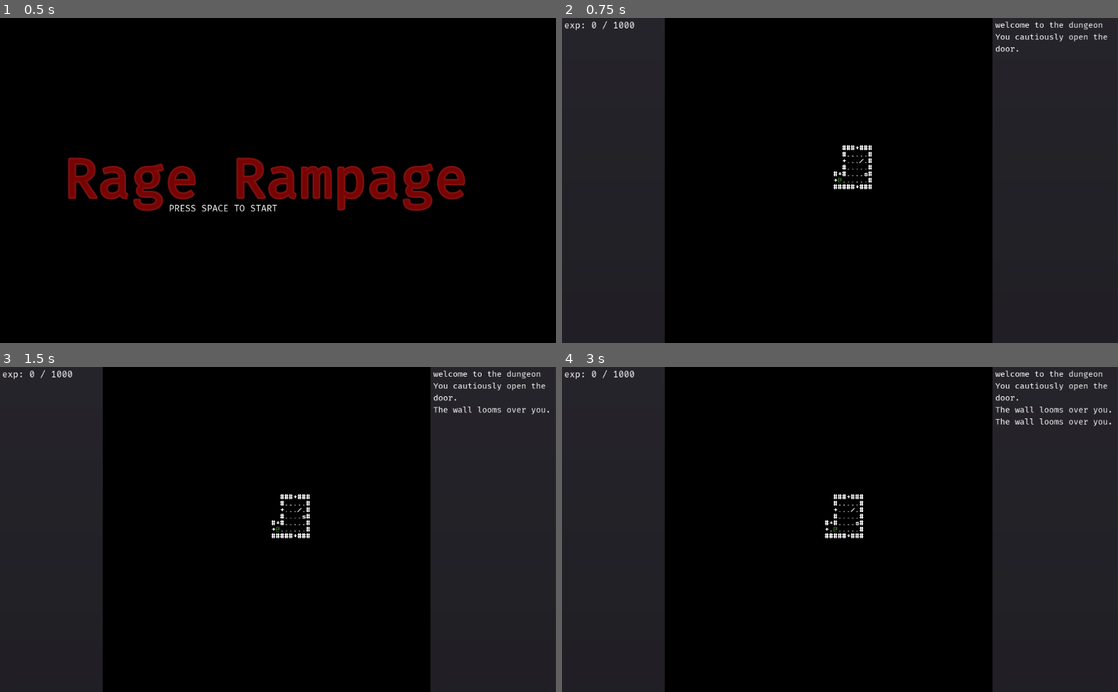
Above: before the commit, frames 1-4 (two rows, left to right).
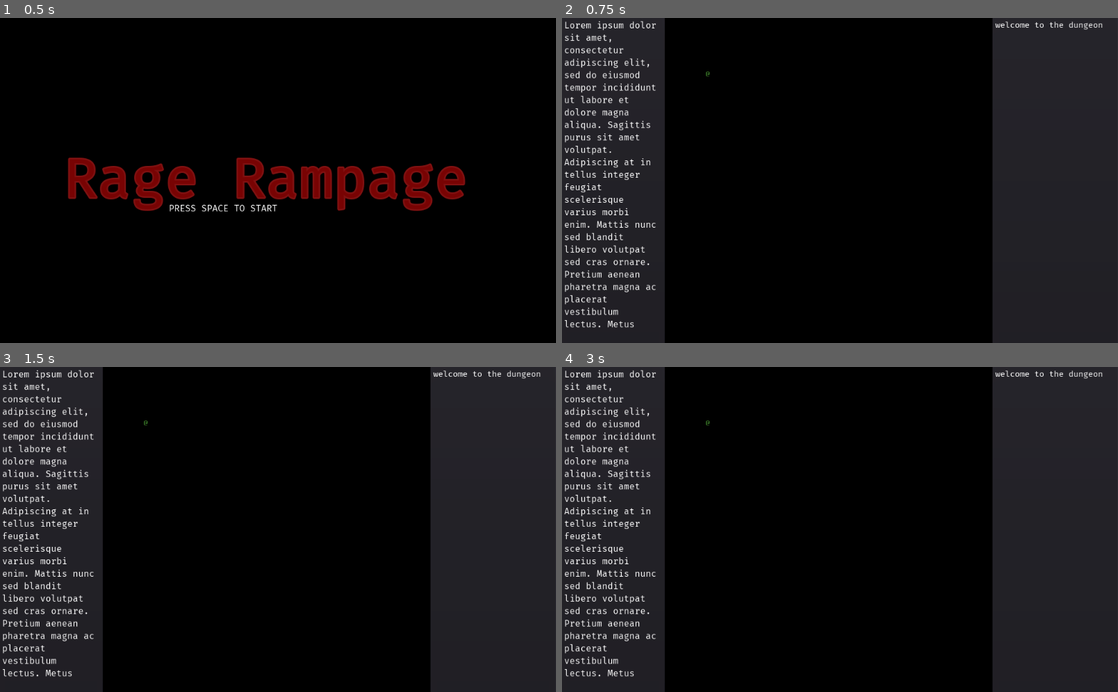
Above: after the commit, the same moments.

Repository: redxaxder/7DRL2022
Game: Godot game, scene res://scenes/root.tscn
The game is run twice, just before and just after one commit, with the same random seed, the same clock (stepped at 60 frames per second) and the same inputs.
Inputs:
- Up to frame 1 (0.5 s): no input
- Up to frame 2 (0.75 s): tap Space (action) at 0.5 s; hold Right (right) from 0.53 s (still down); hold Space (action) from 0.53 s (still down)
- Up to frame 3 (1.5 s): tap . (pass) at 0.8, 1.35 s; release Right (right) at 1.28 s; release Space (action) at 1.28 s; hold Down (down) from 1.28 s (still down)
- Up to frame 4 (3 s): tap Space (action) at 1.55 s; tap Enter (level_up) at 2, 2.85 s; release Down (down) at 2.03 s; hold Right (right) 2.03-2.78 s; hold Space (action) 2.03-2.78 s; tap . (pass) at 2.3 s; hold Up (up) from 2.78 s (still down)

Frame 1 is identical in both runs. In frame 2, 3.3% of the frame differs, in the area x 0-99%, y 0-96%; in frame 3, 3.4%; in frame 4, 3.6%.
Error after the commit: Parse Error: The identifier "Scheduler" isn't a valid type (not a script or class), or couldn't be found on base "self". (res://scenes/director.gd:11)

Commit message:
level advancement

Diff:
--- a/lib/actor.gd
+++ b/lib/actor.gd
@@ -17,7 +17,6 @@
 var door: bool = false
 var blocking: bool = false
 
-var knocked_back: bool = false
 var anim_screen_offset: Vector2
 var anim_speed: float = 5
 
@@ -73,7 +72,7 @@
 					b.knockback(dir, distance)
 					break
 				elif	 b.is_in_group(constants.FURNITURE):
-					combatLog.say("The {0} is destroyed".format([b.label]))
+					combatLog.say("The {0} is destroyed.".format([b.label]))
 					b.die(dir)
 				elif b.player:
 					b.injure()
--- a/scenes/Scheduler.gd
+++ b/scenes/Scheduler.gd
@@ -63,6 +63,9 @@
 			actors2[a] = a.speed
 	actors = actors2
 
-# Called every frame. 'delta' is the elapsed time since the previous frame.
-#func _process(delta):
-#	pass
+func clear():
+	for a in actors.keys():
+		if a != null && is_instance_valid(a) && !a.player:
+			a.visible = false
+			a.queue_free()
+	actors = {}
--- a/scenes/death.gd
+++ b/scenes/death.gd
@@ -1,7 +1,4 @@
 extends Node
-
-func _ready():
-	print("spawned")
 
 func _unhandled_input(event):
 	if event.is_action_pressed("action"):
--- a/scenes/director.gd
+++ b/scenes/director.gd
@@ -3,12 +3,12 @@
 
 var constants = preload("res://lib/const.gd").new()
 
-var pc
-var terrain
+var pc: Actor
+var terrain: Terrain
 var locationService: LocationService
 var combatLog: CombatLog
 var parent: Node
-var scheduler
+var scheduler: Scheduler
 
 ############templates###################
 const knight_scene: PackedScene = preload("res://sprites/knight.tscn")
@@ -24,6 +24,7 @@
 
 #to use for map selection later
 var area_seen: int = 0
+var level = 1
 
 func _init(p, t, ls: LocationService, cl: CombatLog, n: Node, s):
 	pc = p
@@ -36,7 +37,7 @@
 
 
 func load_next_map():
-	terrain.load_random_map()
+	terrain.load_map(100 * level)
 	area_seen += terrain.width * terrain.height
 	var starting_room: Vector3 = Vector3(10000,10000,100000)
 	for room in terrain.map.rooms:
@@ -148,4 +149,16 @@
 		activate_room(room)
 
 func _on_exit_level():
-	print("wooo")
+	for b in locationService.__backward.keys():
+		locationService.delete_node(b)
+		if b is Actor:
+			if !b.player:
+				b.queue_free()
+		else:
+			b.queue_free()
+	scheduler.clear()
+	level += 1
+	load_next_map()
+	terrain.update()
+	scheduler.register_actor(pc)
+	pc.update()
--- a/scenes/init.gd
+++ b/scenes/init.gd
@@ -13,7 +13,6 @@
 	if event.is_action_pressed("action"):
 		r = run.instance()
 		add_child(r)
-		print("{0}".format([self.get_child_count()]))
 		set_process_unhandled_input(false)
 		for c in $splash.get_children():
 			c.visible = false
--- a/scenes/terrain.gd
+++ b/scenes/terrain.gd
@@ -116,7 +116,7 @@
 	return m
 
 func load_random_map():
-	var ix = 200 # (randi() % 263 + 1) * 100
+	var ix = (randi() % 263 + 1) * 100
 	load_map(ix)
 
 func load_map_resource(ix):
@@ -197,6 +197,7 @@
 
 func load_map(ix): # max index: 26460
 	map = load_map_resource(ix)
+	active_rooms = {}
 	if randi() % 2 == 0:
 		map.flip_v()
 	if randi() % 2 == 0:
@@ -204,9 +205,9 @@
 	width = map.width + 1
 	height = map.height + 1
 	var size = width * height
-	contents.clear()
+	contents = []
 	contents.resize(size)
-	blood_map.clear()
+	blood_map = []
 	blood_map.resize(size)
 	for i in blood_map.size():
 		blood_map[i] = 0
@@ -214,8 +215,9 @@
 	#place the exit
 	for i in map.rooms.size():
 		if map.rooms[i].z > 2:
+			print(map.rooms[i])
 			place_exit(map.rooms[i])
-		break
+			break
 	#spawn the doors:
 	for room in map.rooms:
 		var sides = [] # room sides lacking a door
@@ -236,6 +238,7 @@
 				var t = to_linear(v.x,v.y)
 				if contents[t] == null:
 					contents[t] = '#'
+	update()
 
 func splatter_blood(pos: Vector2, dir: Vector2):
 	var blood = 15
Not shown, changed: notes.md
